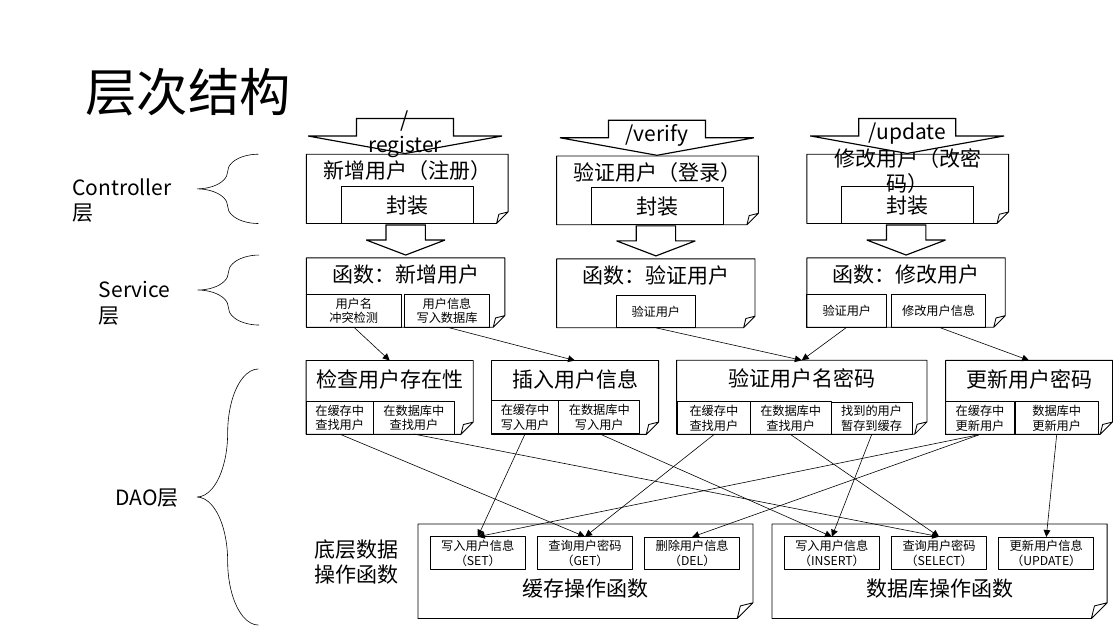
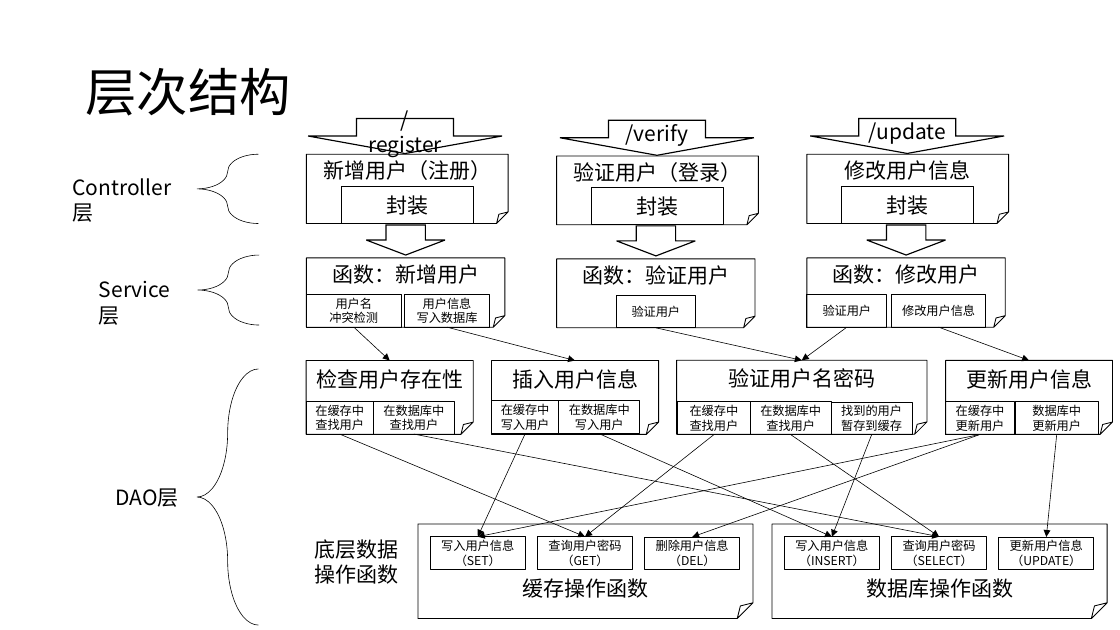
Before and after one commit to WuXiSTC/UserAuth, a slide deck: slide 14 of 设计图.pptx. Drawn at 1120x630 pixels with LibreOffice and Linux fonts; fonts in the diff are those of the drawing. Boxes give left, top, right and bottom in pixels: in the first picture for what was removed or moved away, otherwise in the second. Text is boxed around its words. In the diff, an @@ line names an element or a change of style, - is before the commit and + after.

Commit message:
设计图更新

```diff
--- a/设计图.pptx
+++ b/设计图.pptx
@@ text in folded corner at (x1=845, y1=160, x2=971, y2=180): text changed @@
-修改用户（改密码）
+修改用户信息
@@ text in folded corner at (x1=966, y1=369, x2=1092, y2=389): text changed @@
-更新用户密码
+更新用户信息
```
Also in this commit, not shown: 2 other slides changed, 1 other file.
